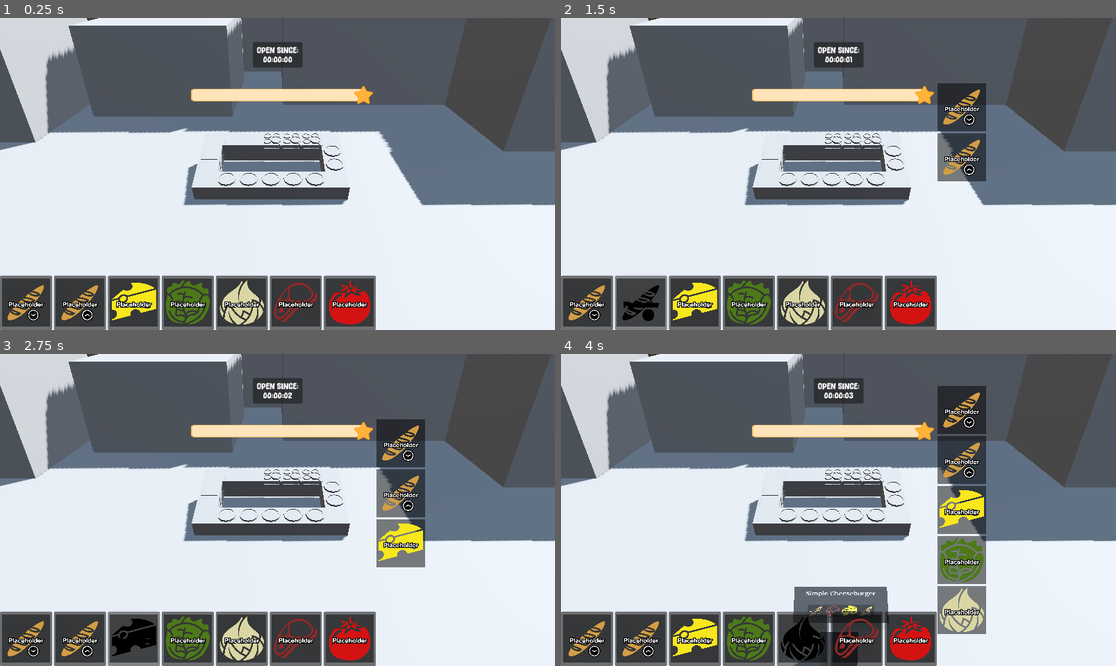
Above: before the commit, frames 1-4 (two rows, left to right).
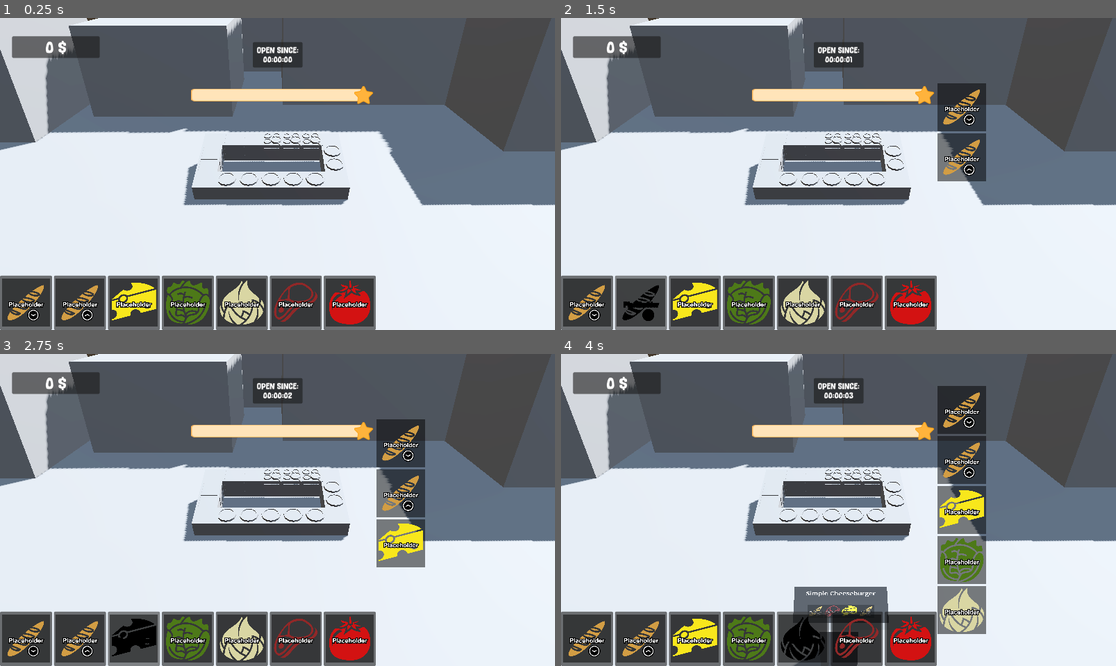
Above: after the commit, the same moments.

Repository: thewasmans/2026-game-jam-burger-truck
Game: Godot game, scene res://scenes/main.tscn
Two runs of this game, one before a commit and one after it. Both use one fixed random seed, a clock stepped at 60 frames per second and the inputs below.
Inputs (mouse positions are in pixels of both pictures, inside the frame that each line leads up to):
- Up to frame 1 (0.25 s): no input
- Up to frame 2 (1.5 s): click (588, 301) at 0.52 s; click (638, 301) at 1.27 s
- Up to frame 3 (2.75 s): click (133, 637) at 2.02 s
- Up to frame 4 (4 s): click (749, 637) at 2.77 s; click (805, 637) at 3.52 s

The runs differ from the first frame. In frame 1, 1.1% of the frame differs, in the area x 2-18%, y 5-13%; in frame 2, 1.1%; in frame 3, 1.1%; in frame 4, 1.1%.

Commit message:
Add money system burger

Diff:
--- a/contents/prefabs/ui/buy_menu_ui.tscn
+++ b/contents/prefabs/ui/buy_menu_ui.tscn
@@ -8,6 +8,7 @@
 mouse_filter = 2
 
 [node name="FoldableContainer" type="FoldableContainer" parent="." unique_id=106615898]
+visible = false
 layout_mode = 0
 offset_top = 45.0
 offset_right = 182.0
--- a/contents/prefabs/ui/game_ui.tscn
+++ b/contents/prefabs/ui/game_ui.tscn
@@ -4,8 +4,9 @@
 [ext_resource type="Theme" uid="uid://bfmopjudgwf0u" path="res://contents/ui/in_game_theme.tres" id="1_ajtxk"]
 [ext_resource type="Script" uid="uid://dxgp27gfp76am" path="res://scripts/ui/score_timer_ui.gd" id="2_ajtxk"]
 [ext_resource type="Theme" uid="uid://cvnnsdpuxjgqj" path="res://contents/ui/ingredients_theme.tres" id="3_uuvj8"]
+[ext_resource type="PackedScene" uid="uid://b8q3ynq5ni8tq" path="res://contents/prefabs/ui/buy_menu_ui.tscn" id="5_ytt4t"]
 
-[node name="GameUI" type="Control" unique_id=149232493 node_paths=PackedStringArray("reputation_slider", "container_buttons_ingredients", "container_ingredients_current_burger")]
+[node name="GameUI" type="Control" unique_id=149232493 node_paths=PackedStringArray("reputation_slider", "container_buttons_ingredients", "container_ingredients_current_burger", "money_label")]
 layout_mode = 3
 anchors_preset = 15
 anchor_right = 1.0
@@ -17,6 +18,7 @@
 reputation_slider = NodePath("HSlider")
 container_buttons_ingredients = NodePath("HBoxIngredientsButtons")
 container_ingredients_current_burger = NodePath("IngredientsCurrentBurger")
+money_label = NodePath("Money/PanelContainer/Label")
 theme_ingredients = ExtResource("3_uuvj8")
 
 [node name="Panel" type="Panel" parent="." unique_id=1249262908]
@@ -87,3 +89,15 @@
 offset_top = -113.0
 grow_horizontal = 2
 grow_vertical = 0
+
+[node name="Money" parent="." unique_id=1829518468 instance=ExtResource("5_ytt4t")]
+layout_mode = 1
+offset_left = 25.0
+offset_top = 38.0
+offset_right = 25.0
+offset_bottom = 38.0
+
+[node name="Label" parent="Money/PanelContainer" parent_id_path=PackedInt32Array(1829518468, 135392274) index="0" unique_id=31775040]
+text = "XXX $"
+
+[editable path="Money"]
--- a/scripts/burger_data.gd
+++ b/scripts/burger_data.gd
@@ -3,3 +3,4 @@
 
 @export var ingredients:Array[Ingredient]
 @export var name: String
+@export var price: int
--- a/scripts/main.gd
+++ b/scripts/main.gd
@@ -9,6 +9,7 @@
 @export var ingredients_data: Array[Ingredient]
 var _current_burger:Array[Ingredient]
 var _clients:Array[Enemy] = []
+var _money:int = 0
 
 func _ready() -> void:
 	snack_truck.reputation_changed.connect(game_ui.on_reputation_changed)
@@ -24,7 +25,7 @@
 			var burger_data = burgers_data.pick_random()
 			client.set_burger(burger_data)
 		client.leaving_hungry.connect(on_enemy_leaving_hungry.bind(client))
-		client.leaving_satiated.connect(on_enemy_leaving_satiated)
+		client.leaving_satiated.connect(on_enemy_leaving_satiated.bind(client))
 		_clients.append(client)
 		client.leaved.connect(free_client.bind(client))
 
@@ -35,8 +36,9 @@
 	_clients.erase(client)
 	snack_truck.take_damage(1)
 
-func on_enemy_leaving_satiated():
-	print("TODDO : INCREASE MONEY")
+func on_enemy_leaving_satiated(client:Enemy):
+	_money += 0
+	game_ui.set_money_value(client._burger_request.price)
 
 func create_burger(ingredient:Ingredient):
 	_current_burger.append(ingredient)
--- a/scripts/ui/game_ui.gd
+++ b/scripts/ui/game_ui.gd
@@ -5,8 +5,12 @@
 @export var reputation_slider: HSlider
 @export var container_buttons_ingredients:Container
 @export var container_ingredients_current_burger:Container
+@export var money_label:Label
 @export var theme_ingredients:Theme
 var ingredients_buttons:Array[Button]
+
+func _ready() -> void:
+	money_label.text = "0 $"
 
 func init_buttons_ingredients(ingredients:Array[Ingredient]):
 	for ingredient in ingredients:
@@ -26,3 +30,6 @@
 	ingredient_texture.expand_mode = TextureRect.EXPAND_IGNORE_SIZE
 	ingredient_texture.custom_minimum_size = Vector2(100, 100)
 	container_ingredients_current_burger.add_child(ingredient_texture)
+
+func set_money_value(value:int):
+	money_label.text = str(value) + "$"
